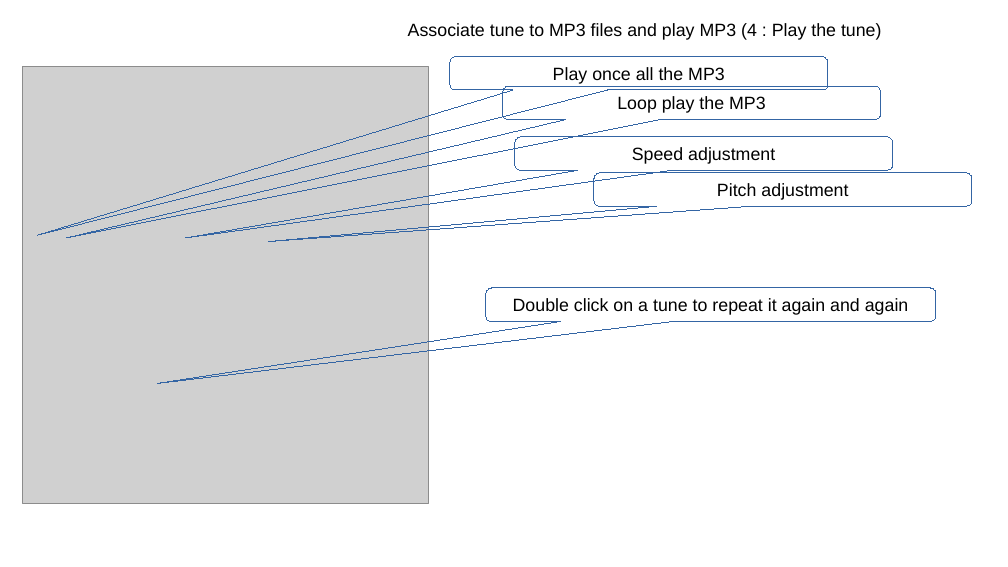
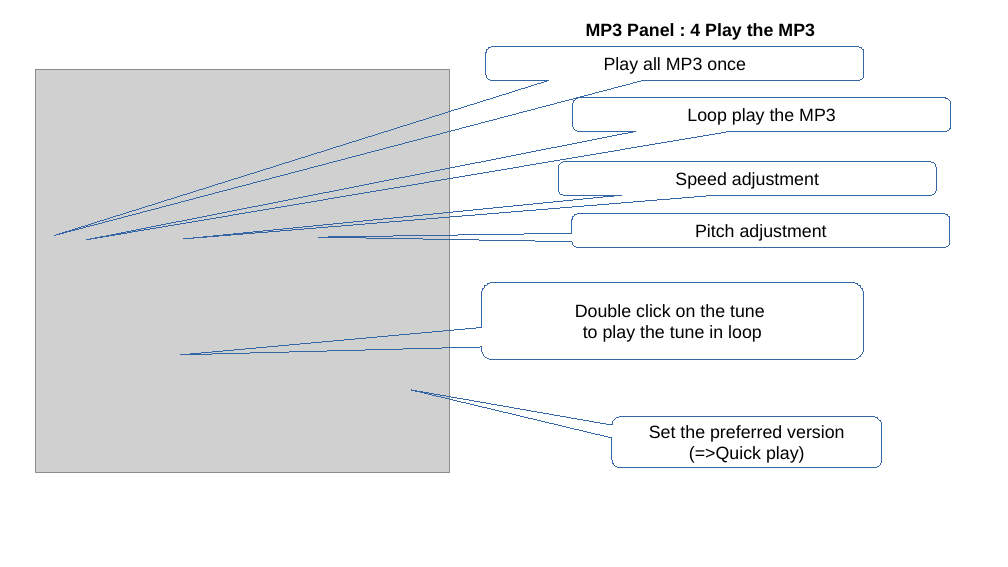
Before and after one commit to py60800/tunedb, a slide deck: slide 11 of doc/Manual.odp (slide 12 before the commit). Drawn at 1008x567 pixels with LibreOffice and Linux fonts; fonts in the diff are those of the drawing; grey boxes stand for pictures. Boxes give left, top, right and bottom in pixels: in the first picture for what was removed or moved away, otherwise in the second. Text is boxed around its words. In the diff, an @@ line names an element or a change of style, - is before the commit and + after.

```diff
--- a/doc/Manual.odp
+++ b/doc/Manual.odp
@@ text at (586,23,815,40): text changed; bold on @@
-Associate tune to MP3 files and play MP3 (4 : Play the tune)
+MP3 Panel : 4 Play the MP3
@@ rounded speech box "Play all MP3 once": place and size @@
-rounded speech box "Play all MP3 once" at (450,57,828,91)
+rounded speech box "Play all MP3 once" at (486,47,863,80)
@@ text in rounded speech box at (604,57,746,74): text changed @@
-Play once all the MP3
+Play all MP3 once
@@ picture: place and size @@
-picture at (23,67,429,505)
+picture at (35,70,450,473)
@@ rounded speech box "Loop play the MP3": place and size @@
-rounded speech box "Loop play the MP3" at (503,86,881,120)
+rounded speech box "Loop play the MP3" at (573,98,950,132)
@@ rounded speech box "Speed adjustment": place and size @@
-rounded speech box "Speed adjustment" at (515,137,893,171)
+rounded speech box "Speed adjustment" at (559,162,937,196)
@@ rounded speech box "Pitch adjustment": place and size @@
-rounded speech box "Pitch adjustment" at (595,173,972,207)
+rounded speech box "Pitch adjustment" at (573,214,950,248)
@@ proportions changed in 5 elements at (559,162,937,196), (573,98,950,132), (573,214,950,248), (486,47,863,80), (481,283,864,360) @@
@@ rounded speech box "Double click on the tune": place and size @@
-rounded speech box "Double click on the tune" at (486,288,936,322)
+rounded speech box "Double click on the tune" at (481,283,864,360)
@@ text in rounded speech box at (575,304,765,342): text changed @@
-Double click on a tune to repeat it again and again
+Double click on the tune
+to play the tune in loop
@@ rounded speech box added at (612,417,882,468), outline #3465A4 0 pt, 14 pt, text #000000 @@
+Set the preferred version (=>Quick play)
```
Also in this commit, not shown: 10 other slides changed, 1 slide added, 2 slides removed, 3 other files.
